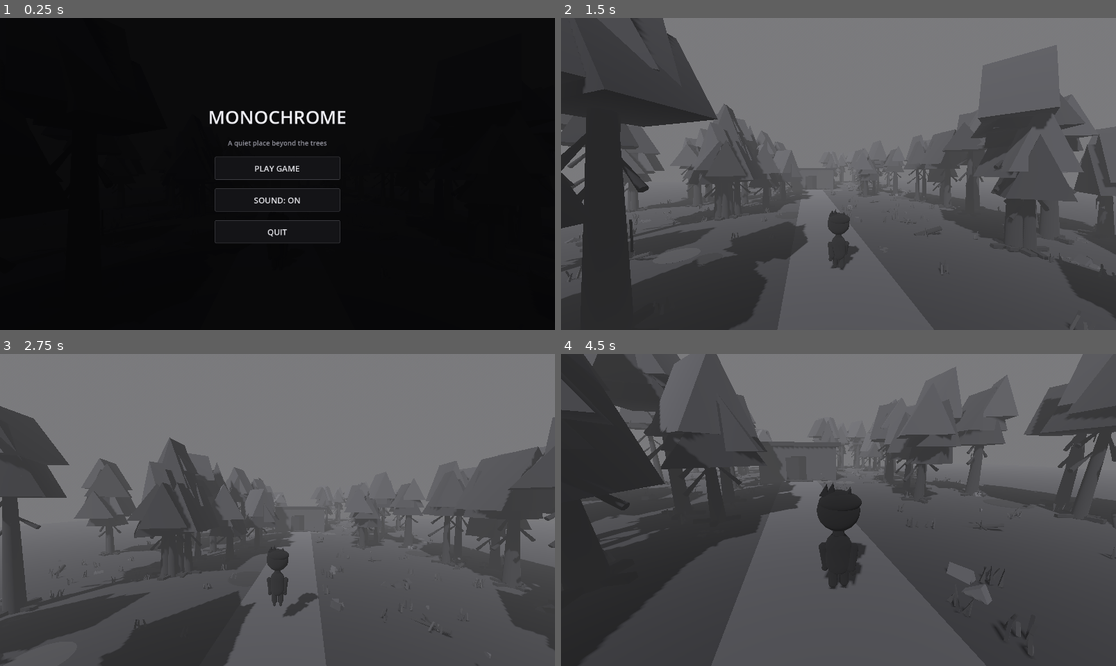
Above: before the commit, frames 1-4 (two rows, left to right).
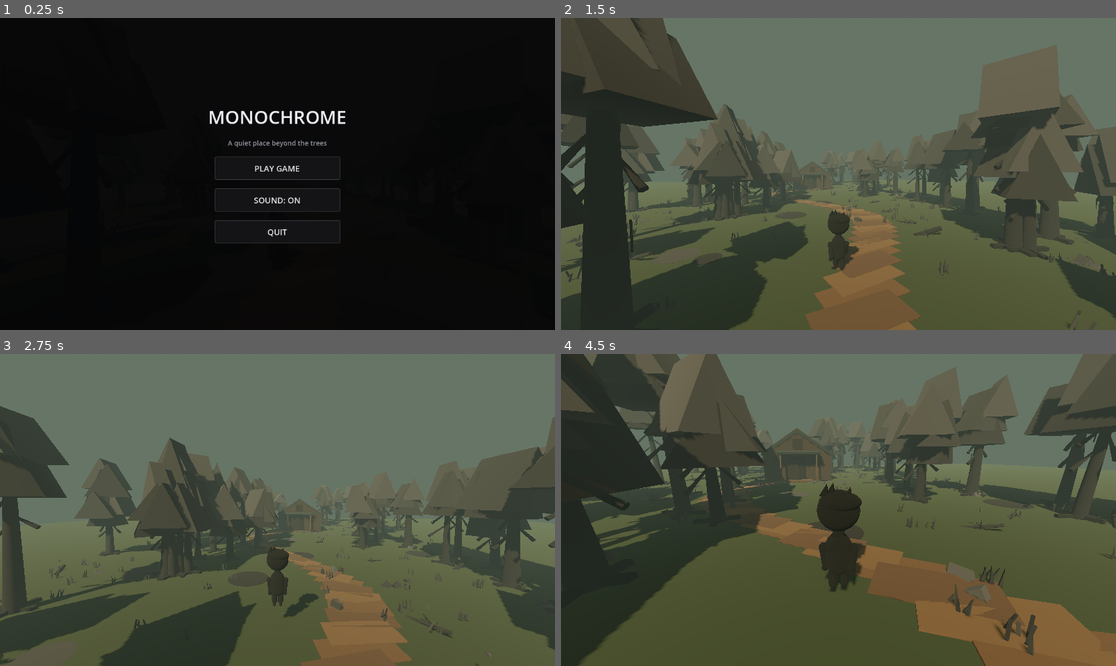
Above: after the commit, the same moments.

Repository: leto98/Monochrome
Game: Godot game, scene res://scenes/main.tscn
Two runs of this game, one before a commit and one after it. Both use one fixed random seed, a clock stepped at 60 frames per second and the inputs below.
Inputs (mouse positions are in pixels of both pictures, inside the frame that each line leads up to):
- Up to frame 1 (0.25 s): no input
- Up to frame 2 (1.5 s): click "PLAY GAME" at 0.5 s; tap Enter at 1.25 s; move the mouse to (866, 174) at 1.27 s; hold W from 1.28 s (still down); tap E at 1.35 s
- Up to frame 3 (2.75 s): keep holding W; tap Space at 1.52, 2.27 s; move the mouse to (249, 510) at 2.02 s; tap Alt at 2.1 s
- Up to frame 4 (4.5 s): keep holding W; move the mouse to (849, 503) at 2.77 s; tap Enter at 2.85 s; move the mouse to (832, 516) at 3.52 s; tap V at 3.6 s; tap Space at 3.77 s; move the mouse to (877, 513) at 4.27 s; hold Shift from 4.28 s (still down)

The runs differ from the first frame. In frame 2, 12% of the frame differs, in the area x 0-100%, y 34-100%; in frame 3, 14%; in frame 4, 26%, in the area x 3-100%, y 2-100%.

Commit message:
Reapply forest colors, winding trail, and rustic cabin safely

Diff:
--- a/scripts/main.gd
+++ b/scripts/main.gd
@@ -254,24 +254,24 @@
 	environment.background_mode = Environment.BG_SKY
 	var sky := Sky.new()
 	var sky_material := ProceduralSkyMaterial.new()
-	sky_material.sky_top_color = Color(0.22, 0.23, 0.25)
-	sky_material.sky_horizon_color = Color(0.48, 0.48, 0.49)
-	sky_material.ground_bottom_color = Color(0.10, 0.10, 0.11)
-	sky_material.ground_horizon_color = Color(0.38, 0.38, 0.39)
+	sky_material.sky_top_color = Color(0.055, 0.075, 0.12)
+	sky_material.sky_horizon_color = Color(0.28, 0.34, 0.37)
+	sky_material.ground_bottom_color = Color(0.10, 0.13, 0.10)
+	sky_material.ground_horizon_color = Color(0.27, 0.31, 0.22)
 	sky.sky_material = sky_material
 	environment.sky = sky
 	environment.ambient_light_source = Environment.AMBIENT_SOURCE_COLOR
-	environment.ambient_light_color = Color(0.58, 0.58, 0.60)
+	environment.ambient_light_color = Color(0.62, 0.66, 0.54)
 	environment.ambient_light_energy = 0.55
 	environment.fog_enabled = true
-	environment.fog_light_color = Color(0.48, 0.48, 0.49)
+	environment.fog_light_color = Color(0.40, 0.46, 0.40)
 	environment.fog_density = 0.018
 	world.environment = environment
 	add_child(world)
 
 	var sun := DirectionalLight3D.new()
 	sun.rotation_degrees = Vector3(-42, -25, 0)
-	sun.light_color = Color(0.78, 0.78, 0.80)
+	sun.light_color = Color(1.0, 0.82, 0.62)
 	sun.light_energy = 0.7
 	sun.shadow_enabled = true
 	add_child(sun)
@@ -284,7 +284,7 @@
 	var ground_visual := MeshInstance3D.new()
 	ground_visual.mesh = ground_mesh
 	ground_visual.position.y = -0.5
-	ground_visual.material_override = _mat(Color(0.16, 0.16, 0.17))
+	ground_visual.material_override = _mat(Color(0.20, 0.25, 0.15))
 	ground.add_child(ground_visual)
 	var ground_collision := CollisionShape3D.new()
 	var ground_shape := BoxShape3D.new()
@@ -294,14 +294,29 @@
 	ground.add_child(ground_collision)
 	add_child(ground)
 
-	var path := MeshInstance3D.new()
-	path.name = "ForestPath"
-	var path_mesh := BoxMesh.new()
-	path_mesh.size = Vector3(3.2, 0.04, 42.0)
-	path.mesh = path_mesh
-	path.position = Vector3(0, 0.025, -13.0)
-	path.material_override = _mat(Color(0.29, 0.29, 0.30))
-	add_child(path)
+	# Reliable curved trail made from short overlapping ground-level segments.
+	var path_materials := [
+		_mat(Color(0.39, 0.29, 0.19)),
+		_mat(Color(0.43, 0.33, 0.22)),
+		_mat(Color(0.35, 0.26, 0.18))
+	]
+	var segment_count := 52
+	for i in range(segment_count):
+		var t := (float(i) + 0.5) / float(segment_count)
+		var z := lerpf(9.0, -35.0, t)
+		var x := sin(PI * t) * 4.8 * sin(TAU * 1.25 * t)
+		var next_t := minf(1.0, t + 1.0 / float(segment_count))
+		var next_x := sin(PI * next_t) * 4.8 * sin(TAU * 1.25 * next_t)
+		var next_z := lerpf(9.0, -35.0, next_t)
+		var segment := MeshInstance3D.new()
+		segment.name = "WindingTrail_%02d" % i
+		var mesh := BoxMesh.new()
+		mesh.size = Vector3(2.35, 0.035, 1.15)
+		segment.mesh = mesh
+		segment.position = Vector3(x, 0.02, z)
+		segment.rotation.y = atan2(next_x - x, -(next_z - z))
+		segment.material_override = path_materials[i % path_materials.size()]
+		add_child(segment)
 
 func _create_forest() -> void:
 	var trunk_material := _mat(Color(0.105, 0.105, 0.112))
@@ -524,23 +539,51 @@
 	house.name = "DistantHouse"
 	house.position = HOUSE_POSITION
 	add_child(house)
-	var wall_material := _mat(Color(0.19, 0.19, 0.20))
-	var roof_material := _mat(Color(0.11, 0.11, 0.12))
-	var door_material := _mat(Color(0.08, 0.08, 0.09))
-	_mesh_box(house, "HouseBody", Vector3(7.0, 3.2, 5.0), Vector3(0, 1.6, 0), wall_material)
-	_mesh_box(house, "Roof", Vector3(7.8, 0.35, 5.8), Vector3(0, 3.35, 0), roof_material)
-	_mesh_box(house, "FrontStep", Vector3(2.4, 0.18, 0.8), Vector3(0, 0.09, 2.8), roof_material)
-	door = _mesh_box(house, "Door", Vector3(1.15, 2.2, 0.12), Vector3(0, 1.1, 2.57), door_material)
-	door.position = Vector3(-0.57, 1.1, 2.57)
-	door.position += Vector3(0.57, 0, 0)
+
+	var wall_material := _mat(Color(0.20, 0.15, 0.12))
+	var roof_material := _mat(Color(0.12, 0.15, 0.16))
+	var trim_material := _mat(Color(0.31, 0.23, 0.15))
+	var door_material := _mat(Color(0.09, 0.055, 0.04))
+	var window_frame := _mat(Color(0.10, 0.07, 0.045))
+	var window_glow := StandardMaterial3D.new()
+	window_glow.albedo_color = Color(1.0, 0.58, 0.19)
+	window_glow.emission_enabled = true
+	window_glow.emission = Color(1.0, 0.38, 0.08)
+	window_glow.emission_energy_multiplier = 2.0
+
+	_mesh_box(house, "HouseBody", Vector3(6.2, 2.8, 4.7), Vector3(0, 1.4, 0), wall_material)
+	var gable := MeshInstance3D.new()
+	gable.name = "FrontGable"
+	var gable_mesh := PrismMesh.new()
+	gable_mesh.size = Vector3(6.2, 2.1, 0.16)
+	gable.mesh = gable_mesh
+	gable.position = Vector3(0, 3.7, 2.35)
+	gable.material_override = wall_material
+	house.add_child(gable)
+
+	var roof_left := _mesh_box(house, "RoofLeftSlope", Vector3(3.8, 0.22, 5.4), Vector3(-1.55, 3.45, 0), roof_material)
+	roof_left.rotation.z = deg_to_rad(32.0)
+	var roof_right := _mesh_box(house, "RoofRightSlope", Vector3(3.8, 0.22, 5.4), Vector3(1.55, 3.45, 0), roof_material)
+	roof_right.rotation.z = deg_to_rad(-32.0)
+	_mesh_box(house, "FrontStep", Vector3(2.4, 0.18, 0.8), Vector3(0, 0.09, 2.8), trim_material)
+
+	_mesh_box(house, "Doorway", Vector3(1.35, 2.25, 0.08), Vector3(0, 1.12, 2.39), _mat(Color(0.025, 0.022, 0.02)))
+	door = _mesh_box(house, "Door", Vector3(1.05, 2.05, 0.12), Vector3(-0.53, 1.03, 2.48), door_material)
 	door.rotation_degrees.y = 0.0
-	# Pivot the door at its left edge so it can swing open.
-	door.position.x = -0.57
 	door.set_meta("closed_position", door.position)
-	var knob := _mesh_box(house, "DoorKnob", Vector3(0.08, 0.08, 0.08), Vector3(0.38, 1.0, 2.48), _mat(Color(0.55, 0.55, 0.56)))
-	knob.visible = true
-	# A simple dark opening behind the door gives the entrance depth.
-	_mesh_box(house, "Doorway", Vector3(1.35, 2.35, 0.08), Vector3(0, 1.15, 2.53), _mat(Color(0.035, 0.035, 0.04)))
+	_mesh_box(house, "DoorPanel", Vector3(0.72, 1.52, 0.035), Vector3(-0.53, 1.05, 2.405), trim_material)
+	_mesh_box(house, "DoorKnob", Vector3(0.07, 0.07, 0.07), Vector3(-0.18, 1.0, 2.36), _mat(Color(0.68, 0.48, 0.20)))
+
+	for window_data in [Vector3(-1.75, 1.85, 2.43), Vector3(1.75, 1.85, 2.43), Vector3(0.0, 3.35, 2.43)]:
+		_mesh_box(house, "WindowFrame", Vector3(0.92, 0.92, 0.12), window_data, window_frame)
+		_mesh_box(house, "GlowingWindow", Vector3(0.68, 0.68, 0.035), Vector3(window_data.x, window_data.y, 2.355), window_glow)
+		_mesh_box(house, "WindowCrossbarV", Vector3(0.045, 0.72, 0.045), Vector3(window_data.x, window_data.y, 2.325), trim_material)
+		_mesh_box(house, "WindowCrossbarH", Vector3(0.72, 0.045, 0.045), Vector3(window_data.x, window_data.y, 2.325), trim_material)
+
+	var porch_roof := _mesh_box(house, "SmallPorchRoof", Vector3(3.8, 0.16, 1.4), Vector3(0, 2.65, 3.05), roof_material)
+	porch_roof.rotation.x = deg_to_rad(7.0)
+	for x in [-1.55, 1.55]:
+		_mesh_box(house, "PorchPost", Vector3(0.13, 2.45, 0.13), Vector3(x, 1.22, 3.55), trim_material)
 
 func _create_player() -> void:
 	player = CharacterBody3D.new()
